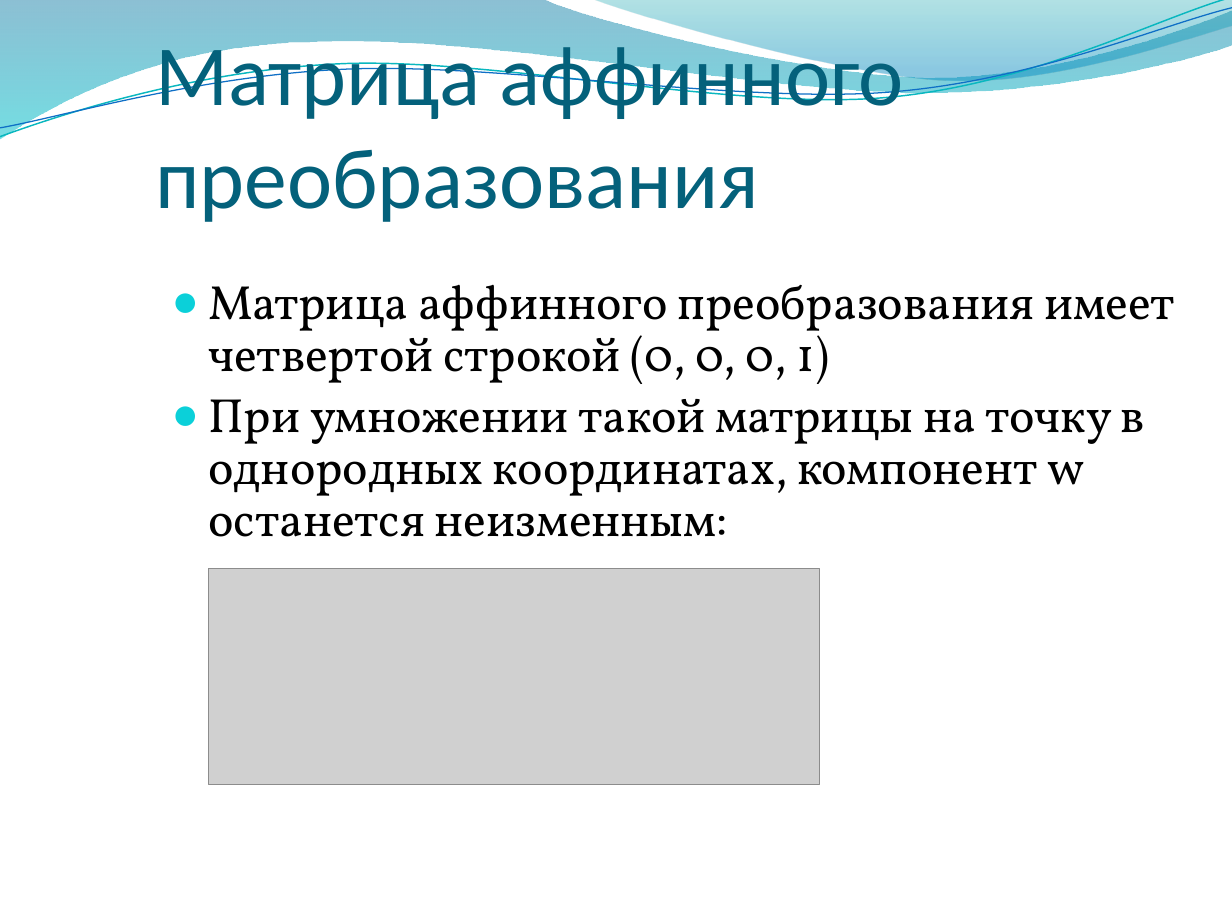
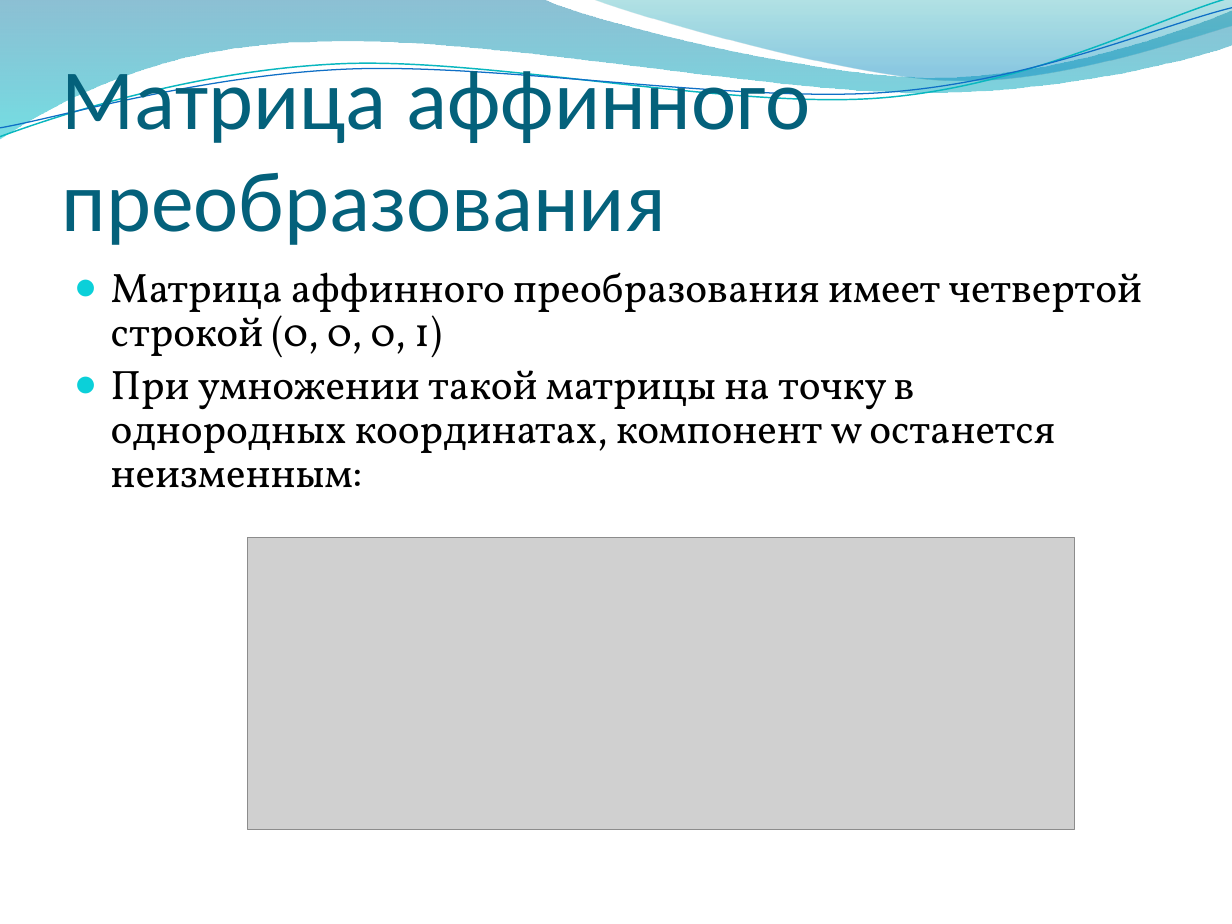
Before and after one commit to alexey-malov/cg-course, a slide deck: slide 136 of lectures/03 - Векторный анализ, трансформации и матрицы.pptx. Drawn at 1232x924 pixels with LibreOffice and Linux fonts; fonts in the diff are those of the drawing; grey boxes stand for pictures; background and template pictures are left out. Boxes give left, top, right and bottom in pixels: in the first picture for what was removed or moved away, otherwise in the second. Text is boxed around its words. In the diff, an @@ line names an element or a change of style, - is before the commit and + after.

Commit message:
Обновил презентацию по матрицам и векторам

```diff
--- a/lectures/03 - Векторный анализ, трансформации и матрицы.pptx
+++ b/lectures/03 - Векторный анализ, трансформации и матрицы.pptx
@@ title "Матрица аффинного преобразования": place and size @@
-title "Матрица аффинного преобразования" at (155,35,904,222)
+title "Матрица аффинного преобразования" at (62,58,810,245)
@@ text "Матрица аффинного преобразования имеет четвертой ...": place and size @@
-text "Матрица аффинного преобразования имеет четвертой ..." at (208,285,1175,537)
+text "Матрица аффинного преобразования имеет четвертой ..." at (111,272,1142,488)
@@ text "Матрица аффинного преобразования имеет четвертой ..." at (111,272,1142,488): size 28 to 24 pt @@
@@ picture added at (248,537,1074,829) @@
@@ picture removed at (208,569,819,785) @@
```
Also in this commit, not shown: 19 other slides changed, 1 slide removed.
